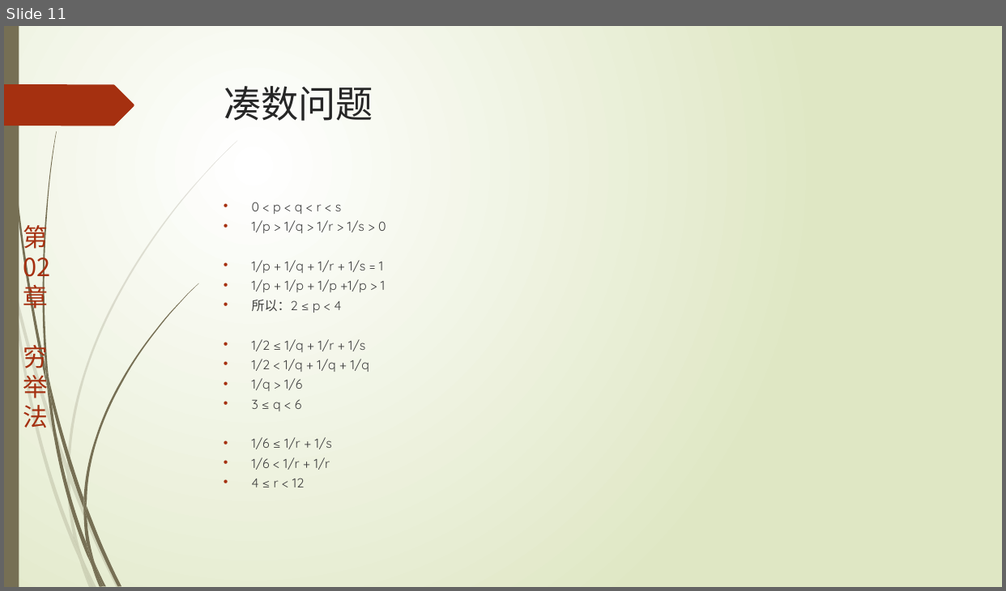
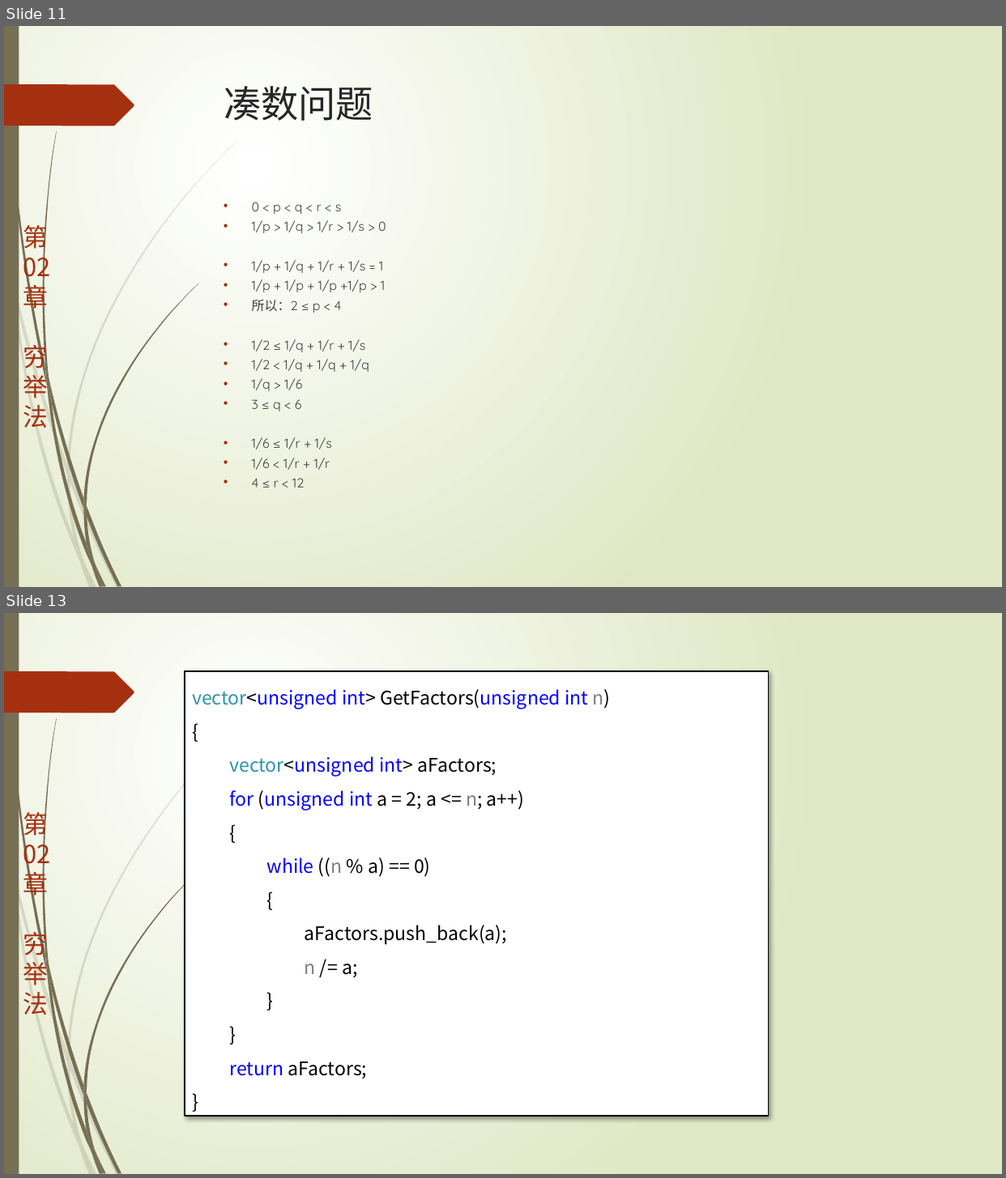
Before and after one commit to TeacherPeng/AlgorithmDesign, a slide deck: 教案/第02章.穷举法.pptx. Shown one above the other, each under a label of ours: slide 11 before the commit, slides 11 and 13 after it; the slides between them are not shown. The pictures are 1006x591 and 1006x1178 pixels, drawn with LibreOffice and Linux fonts; fonts in the diff are those of the drawing. Boxes give left, top, right and bottom in pixels: in the first picture for what was removed or moved away, otherwise in the second. Text is boxed around its words. In the diff, an @@ line names an element or a change of style, - is before the commit and + after.

```diff
--- a/教案/第02章.穷举法.pptx
+++ b/教案/第02章.穷举法.pptx
@@ slide 13 added at <box>4,613,1002,1174</box>, background gradient #FFFFFF to #DFE8C4; not listed: 25 template elements that a slide beside it also shows @@
@@ rectangle added at <box>185,671,769,1116</box>, fill #FFFFFF, outline #000000 1.25 pt, 18 pt, text #000000 @@
+vector<unsigned int> GetFactors(unsigned int n)
+{
+  vector<unsigned int> aFactors;
+  for (unsigned int a = 2; a <= n; a++)
+  {
+    while ((n % a) == 0)
+    {
+      aFactors.push_back(a);
+      n /= a;
+    }
+  }
+  return aFactors;
+}
```
Also in this commit, not shown: 1 other slide added, 1 other file.
